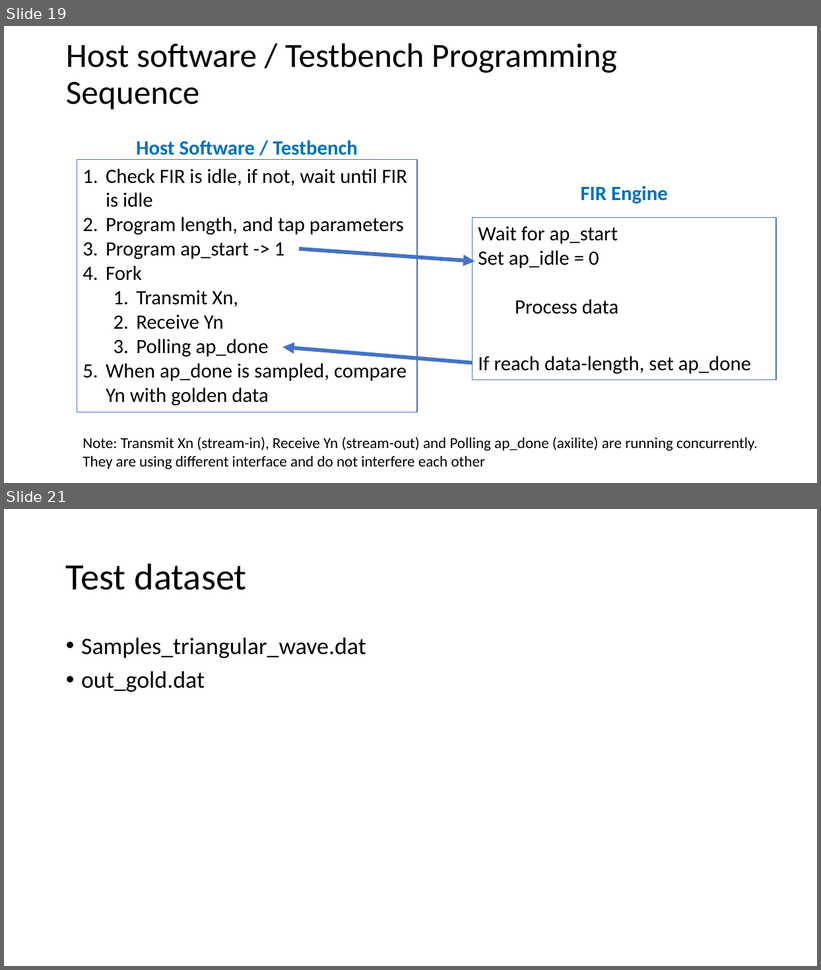
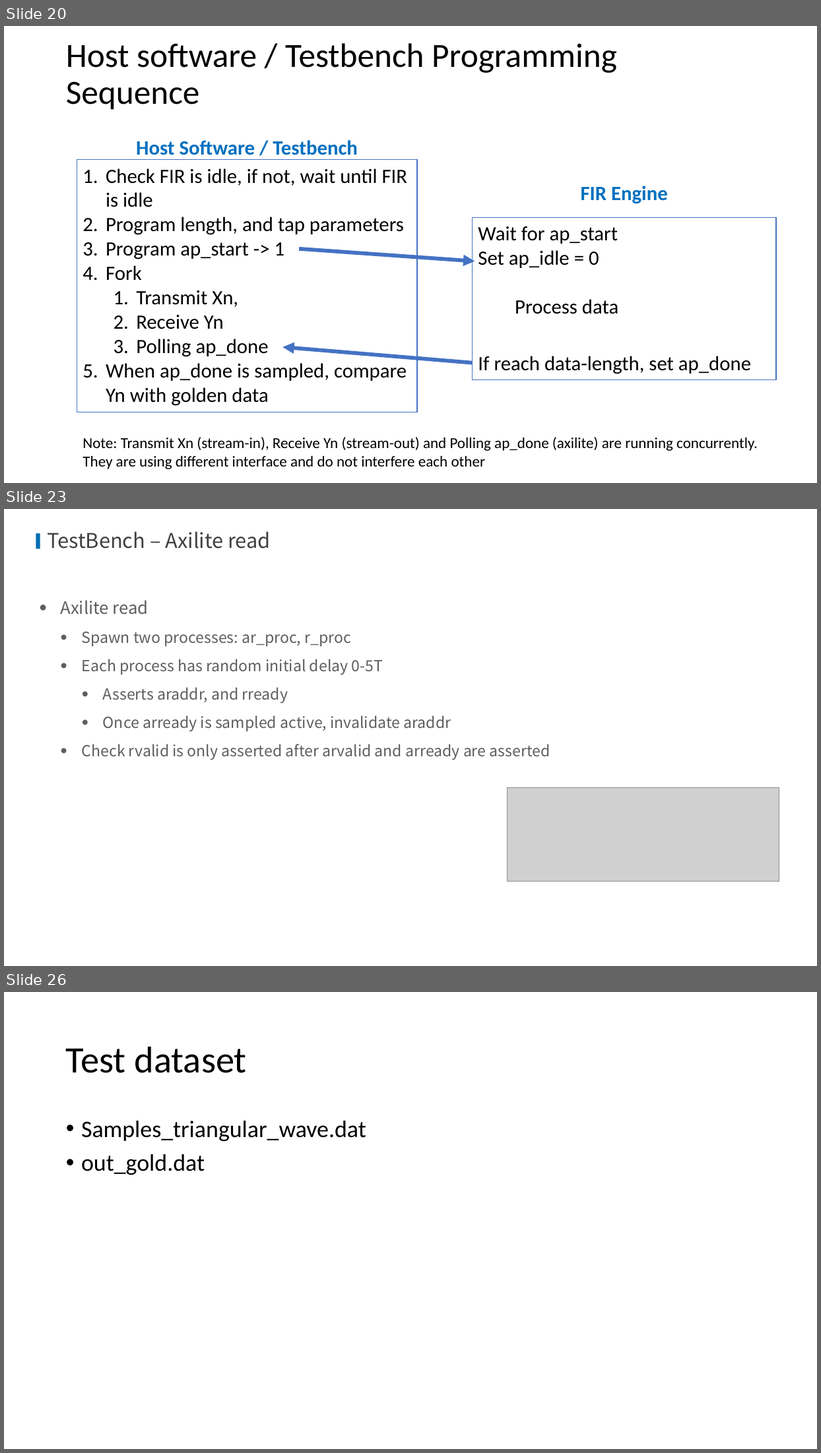
Before and after one commit to bol-edu/caravel-soc_fpga-lab, a slide deck: lab-fir/lab3-fir-workbook.pptx. Shown one above the other, each under a label of ours: slides 19 and 21 before the commit, slides 20, 23 and 26 after it; the slides between them are not shown. The pictures are 821x970 and 821x1453 pixels, drawn with LibreOffice and Linux fonts; fonts in the diff are those of the drawing; grey boxes stand for pictures; background and template pictures are left out. Boxes give left, top, right and bottom in pixels: in the first picture for what was removed or moved away, otherwise in the second. Text is boxed around its words. In the diff, an @@ line names an element or a change of style, - is before the commit and + after.

```diff
--- a/lab-fir/lab3-fir-workbook.pptx
+++ b/lab-fir/lab3-fir-workbook.pptx
@@ slide 23 added at (x1=4, y1=509, x2=817, y2=966), background picture (left out) @@
@@ rectangle added at (x1=36, y1=533, x2=40, y2=549), fill #006EB3 @@
@@ title added at (x1=47, y1=531, x2=271, y2=549), 24 pt, text #404040 @@
+TestBench – Axilite read
@@ text added at (x1=61, y1=600, x2=550, y2=760), 18 pt, text #5E5E5E @@
+• Axilite read
+  • Spawn two processes: ar_proc, r_proc
+  • Each process has random initial delay 0-5T
+    • Asserts araddr, and rready
+    • Once arready is sampled active, invalidate araddr
+  • Check rvalid is only asserted after arvalid and arready are asserted
@@ picture added at (x1=507, y1=788, x2=780, y2=882) @@
@@ what was slide 19 is now slide 20 @@
@@ what was slide 21 is now slide 26 @@
```
Also in this commit, not shown: 8 slides changed, 4 other slides added, 1 other file.
